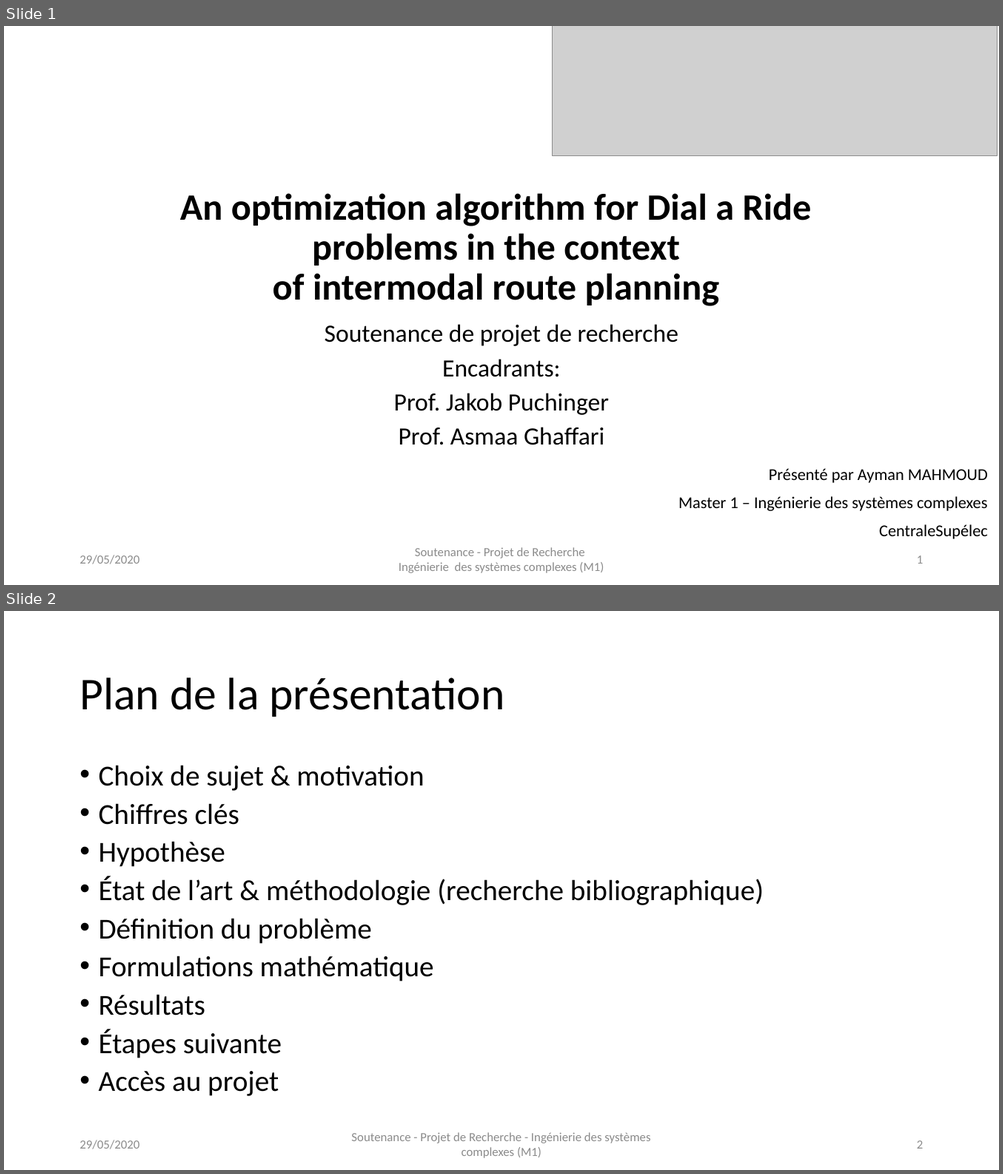
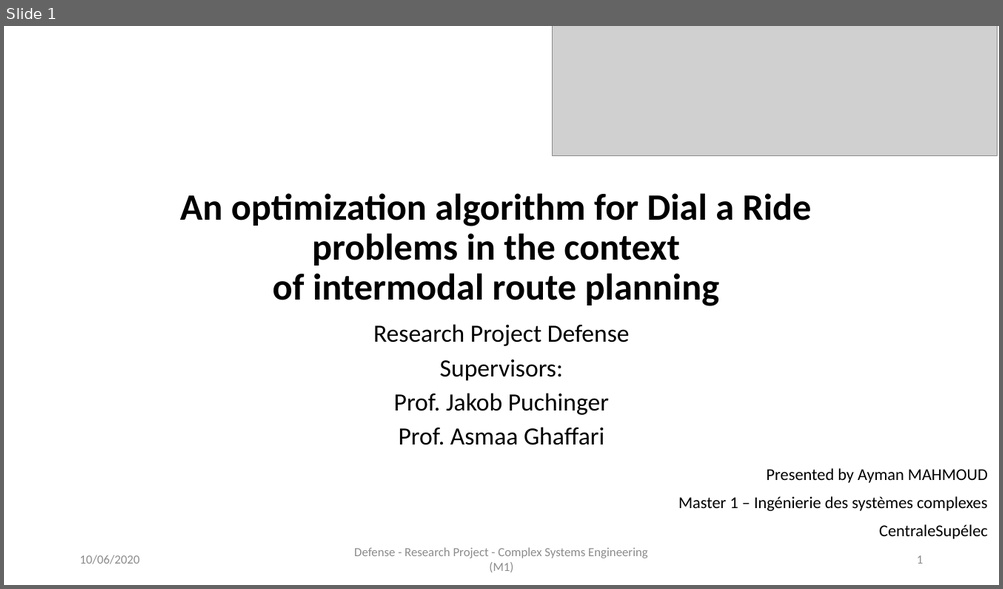
Before and after one commit to AymanABDELHAMID/OD_MTO_DARP, a slide deck: Presentation/presentation_AymanMahmoud.pptx. Shown one above the other, each under a label of ours: slides 1 and 2 before the commit, slide 1 after it. The pictures are 1003x1174 and 1003x589 pixels, drawn with LibreOffice and Linux fonts; fonts in the diff are those of the drawing; grey boxes stand for pictures. Boxes give left, top, right and bottom in pixels: in the first picture for what was removed or moved away, otherwise in the second. Text is boxed around its words. In the diff, an @@ line names an element or a change of style, - is before the commit and + after.

```diff
--- a/Presentation/presentation_AymanMahmoud.pptx
+++ b/Presentation/presentation_AymanMahmoud.pptx
@@ slide 2 removed at [4, 611, 999, 1170], background #FFFFFF @@
@@ title removed at [79, 678, 505, 717] @@
-Plan de la présentation
@@ text removed at [99, 765, 763, 1096] @@
-• Choix de sujet & motivation
-• Chiffres clés
-• Hypothèse
-• État de l’art & méthodologie (recherche bibliographique)
-• Définition du problème
-• Formulations mathématique
-• Résultats
-• Étapes suivante
-• Accès au projet
@@ text removed at [79, 1140, 139, 1150] @@
-29/05/2020
@@ text removed at [351, 1133, 650, 1159] @@
-Soutenance - Projet de Recherche - Ingénierie des systèmes complexes (M1)
@@ page number removed at [916, 1141, 922, 1149] @@
-2
@@ slide 1 changed as well @@
@@ subtitle at [373, 324, 629, 381]: text changed @@
-Soutenance de projet de recherche
-Encadrants:
+Research Project Defense
+Supervisors:
@@ text at [766, 469, 987, 483]: text changed @@
-Présenté par Ayman MAHMOUD
+Presented by Ayman MAHMOUD
@@ text at [79, 555, 139, 565]: text changed @@
-29/05/2020
+10/06/2020
@@ text at [354, 548, 648, 573]: text changed @@
-Soutenance - Projet de Recherche
-Ingénierie des systèmes complexes (M1)
+Defense - Research Project - Complex Systems Engineering (M1)
```
Also in this commit, not shown: 9 other slides changed, 22 slides added, 7 other slides removed, 3 other files.
